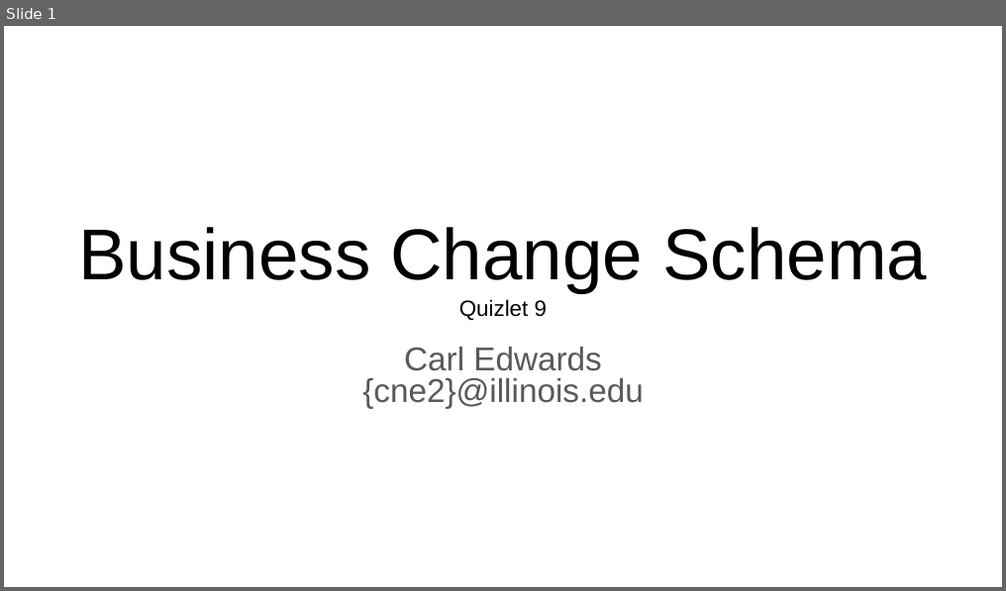
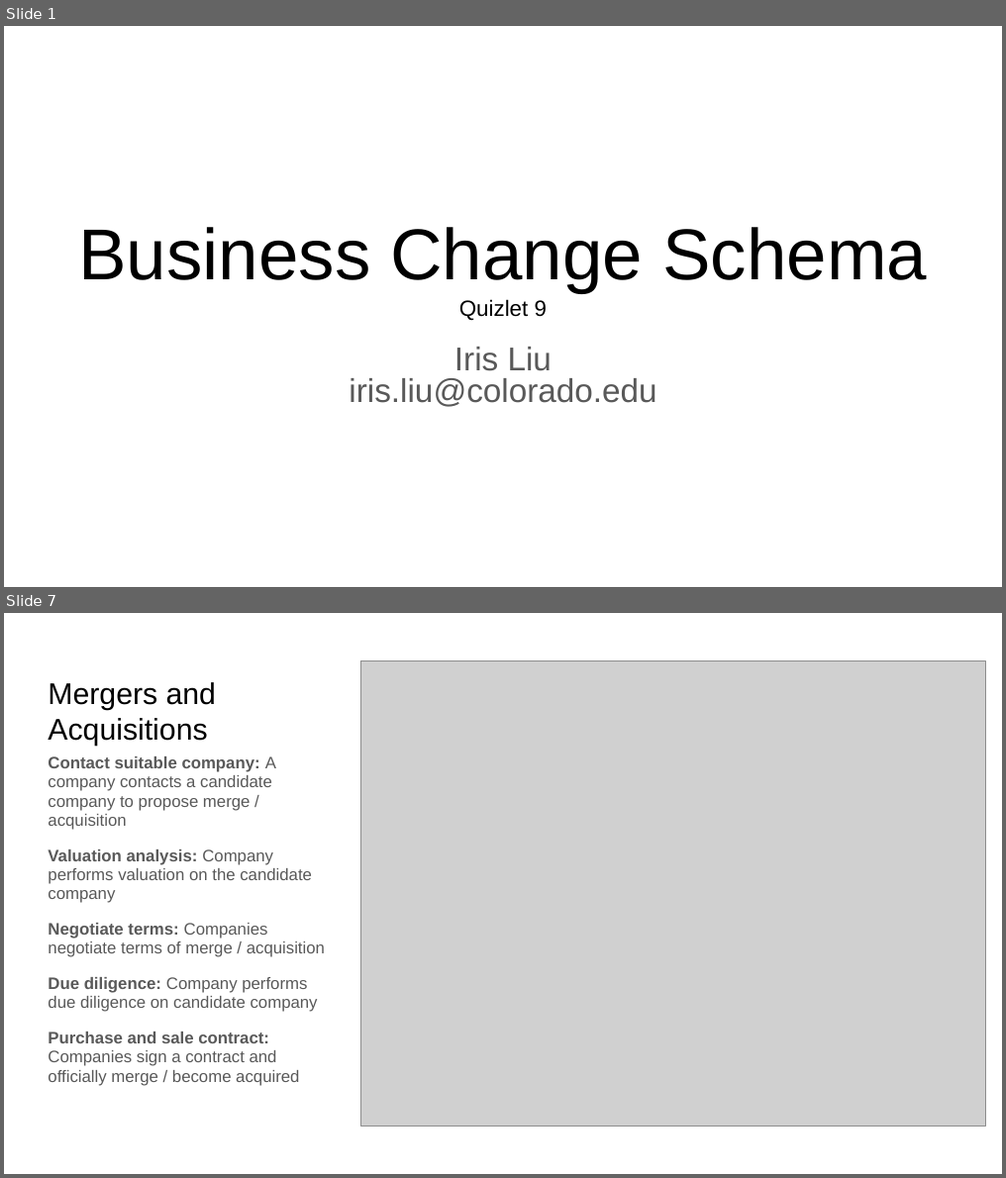
Before and after one commit to RESIN-KAIROS/schemalib, a slide deck: hrf/business_change.pptx. Shown one above the other, each under a label of ours: slide 1 before the commit, slides 1 and 7 after it; the slides between them are not shown. The pictures are 1006x591 and 1006x1178 pixels, drawn with LibreOffice and Linux fonts; fonts in the diff are those of the drawing; grey boxes stand for pictures. Boxes give left, top, right and bottom in pixels: in the first picture for what was removed or moved away, otherwise in the second. Text is boxed around its words. In the diff, an @@ line names an element or a change of style, - is before the commit and + after.

```diff
--- a/hrf/business_change.pptx
+++ b/hrf/business_change.pptx
@@ slide 7 added at [4,613,1002,1174], background #FFFFFF @@
@@ picture added at [361,661,985,1127] @@
@@ title added at [48,682,216,746], 21.6 pt, text #000000 @@
+Mergers and Acquisitions
@@ text added at [48,757,325,1086], 12 pt, text #595959 @@
+Contact suitable company: A company contacts a candidate company to propose merge / acquisition
+Valuation analysis: Company performs valuation on the candidate company
+Negotiate terms: Companies negotiate terms of merge / acquisition
+Due diligence: Company performs due diligence on candidate company
+Purchase and sale contract: Companies sign a contract and officially merge / become acquired
@@ slide 1 changed as well @@
@@ subtitle at [349,347,656,407]: text changed @@
-Carl Edwards
-{cne2}@illinois.edu
+Iris Liu
+iris.liu@colorado.edu
```
Also in this commit, not shown: 7 other slides added, 11 slides removed, 4 other files.
